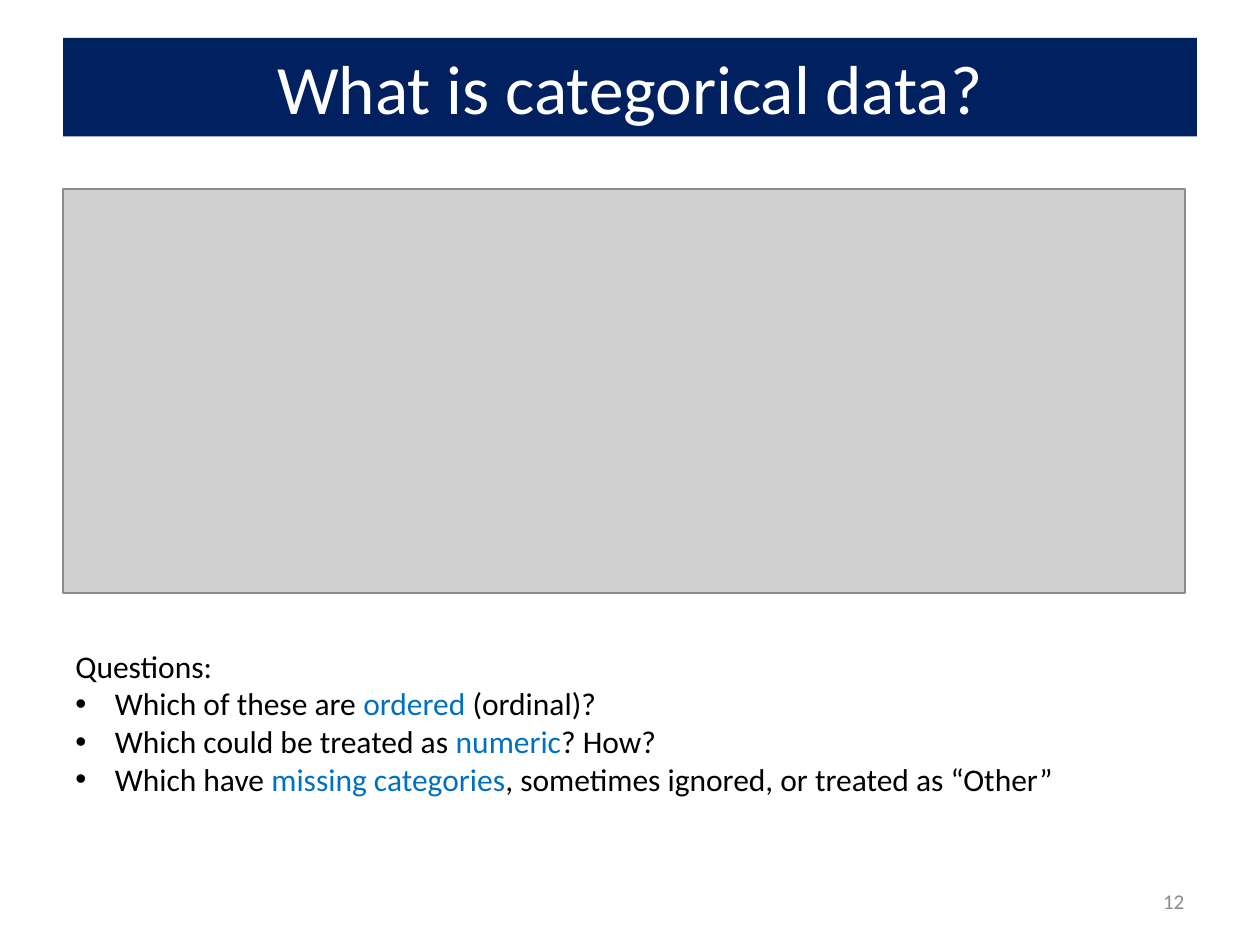
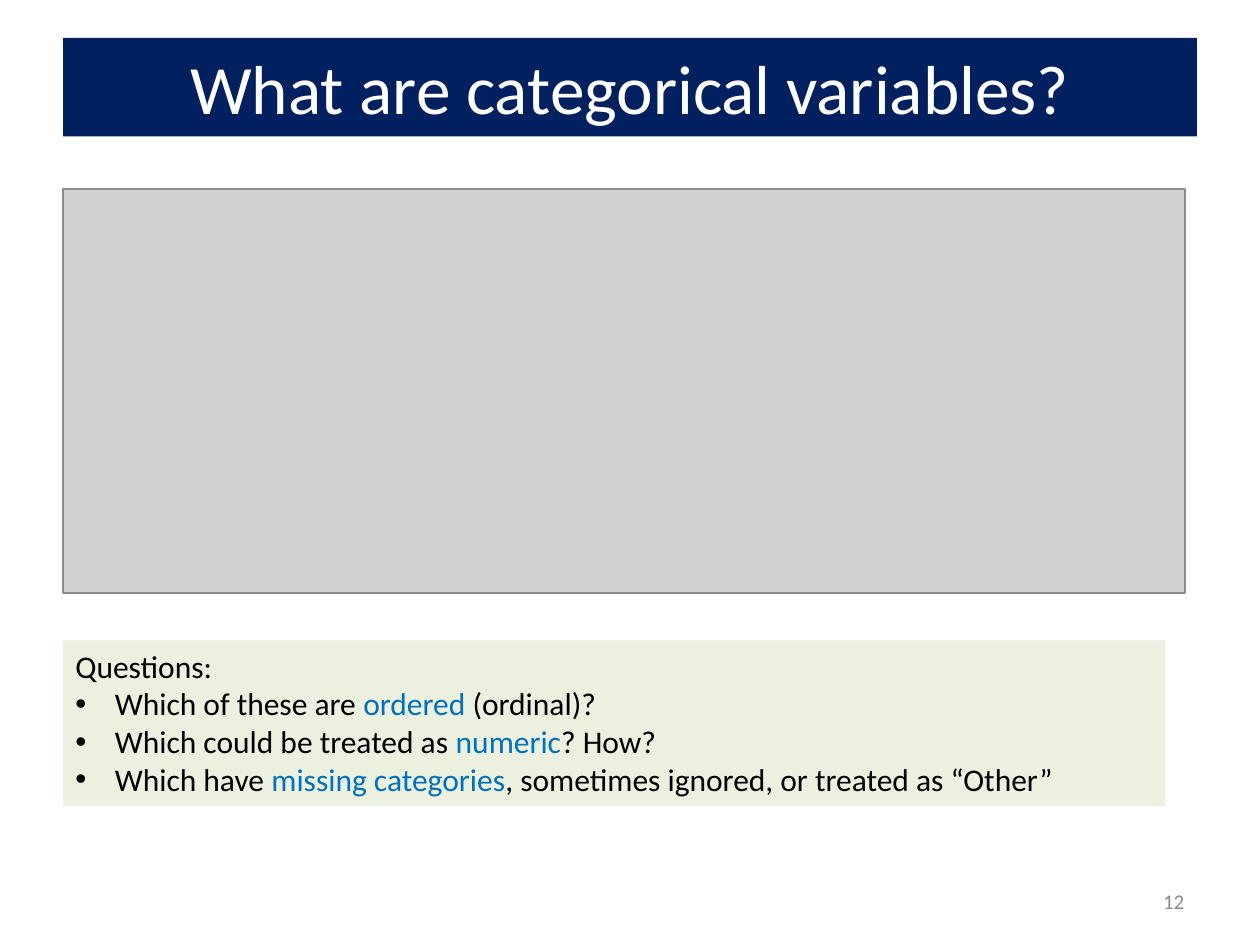
Before and after one commit to friendly/psy6136, a slide deck: slide 12 of docs/lectures/01-Overview.pptx. Drawn at 1260x945 pixels with LibreOffice and Linux fonts; fonts in the diff are those of the drawing; grey boxes stand for pictures. Boxes give left, top, right and bottom in pixels: in the first picture for what was removed or moved away, otherwise in the second. Text is boxed around its words. In the diff, an @@ line names an element or a change of style, - is before the commit and + after.

```diff
--- a/docs/lectures/01-Overview.pptx
+++ b/docs/lectures/01-Overview.pptx
@@ title at (190,66,1069,126): text changed @@
-What is categorical data?
+What are categorical variables?
@@ rectangle "Questions:": place and size @@
-rectangle "Questions:" at (75,656,1053,797)
+rectangle "Questions:" at (63,640,1166,805)
@@ rectangle "Questions:" at (63,640,1166,805): fill none to #EBF1DE @@
```
Also in this commit, not shown: 22 other slides changed, 2 slides added, 16 other files.
